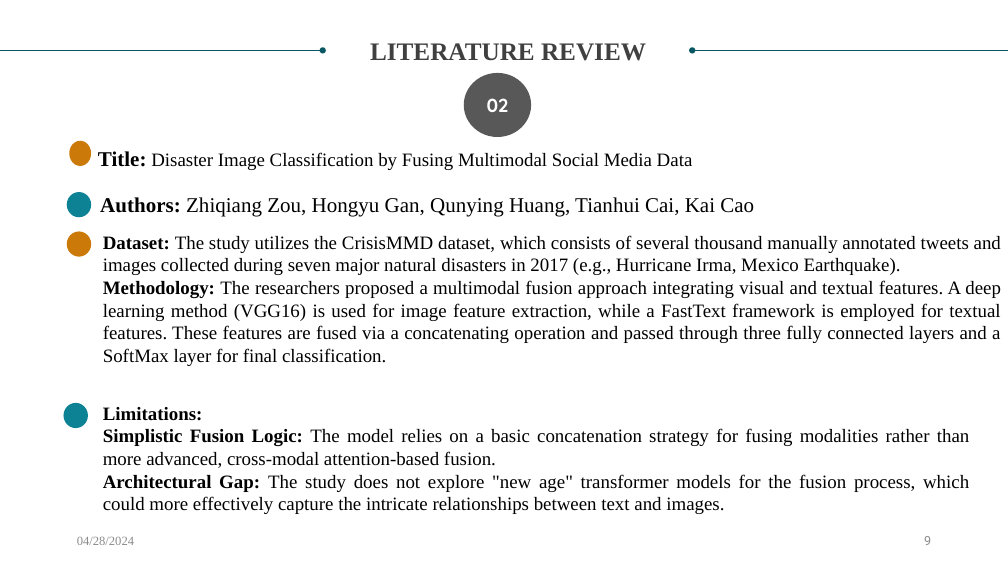
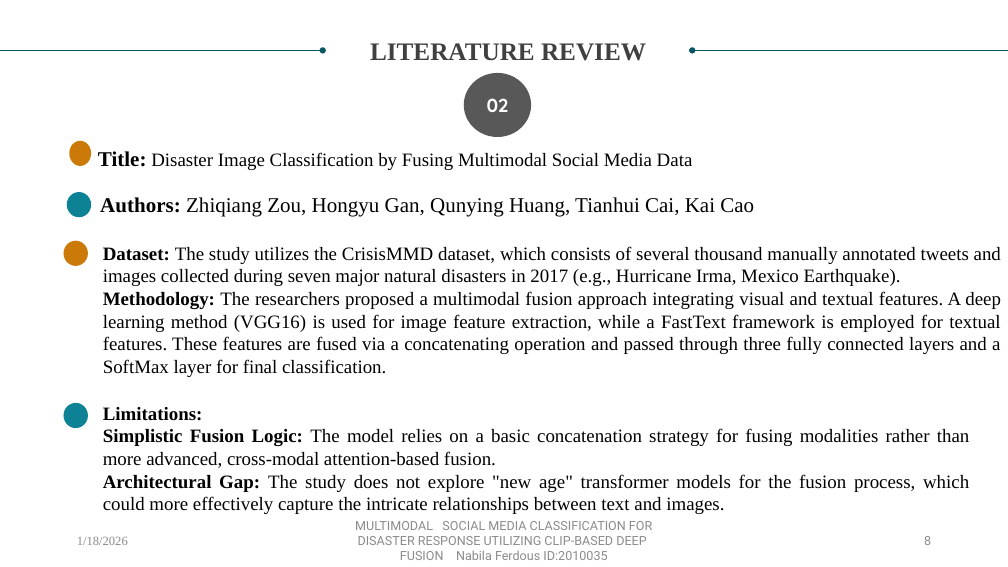
Before and after one commit to NabilaFerdousPrapty/LifeLine, a slide deck: slide 8 of proposal/2010035.pptx (slide 9 before the commit). Drawn at 1008x567 pixels with LibreOffice and Linux fonts; fonts in the diff are those of the drawing. Boxes give left, top, right and bottom in pixels: in the first picture for what was removed or moved away, otherwise in the second. Text is boxed around its words. In the diff, an @@ line names an element or a change of style, - is before the commit and + after.

```diff
--- a/proposal/2010035.pptx
+++ b/proposal/2010035.pptx
@@ text "Dataset: The study utilizes the ...": place and size @@
-text "Dataset: The study utilizes the ..." at (103, 235, 1001, 366)
+text "Dataset: The study utilizes the ..." at (103, 246, 1001, 377)
@@ ellipse: place and size @@
-ellipse at (67, 231, 91, 256)
+ellipse at (64, 240, 88, 265)
@@ text at (77, 537, 128, 545): text changed @@
-04/28/2024
+1/18/2026
@@ text added at (355, 521, 652, 560), 12 pt, text #8C8C8C @@
+MULTIMODAL SOCIAL MEDIA CLASSIFICATION FOR DISASTER RESPONSE UTILIZING CLIP-BASED DEEP FUSION Nabila Ferdous ID:2010035
```
Also in this commit, not shown: 22 other slides changed, 6 slides added, 13 slides removed.
